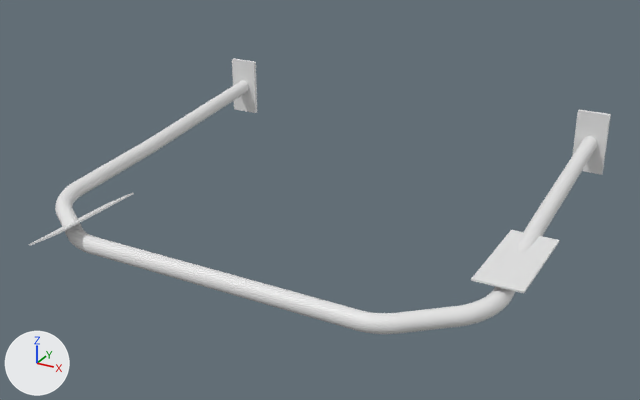
Before and after pictures for a commit that changed the OBJ model models/barra_int_colorado_armada.obj.
Before and after are seen from a camera (50 mm lens) standing at (1194.0, -2774.0, 973.0) and looking at (22.0, -644.0, -92.0). The lights are fixed; the arrows at lower left show +X, +Y and +Z. The picture after the commit comes second. Where no turn or scale is listed for an object, it has been applied to the vertices.

Before the edit, the objects in view are built like this:
```python
me_marco = bpy.data.meshes.new('marco')
me_marco.from_pydata(...)  # 7762 vertices, 15520 faces; spans x -702.0..702.0, y -1184.0..2.0, z -144.0..24.0
me_orejas = bpy.data.meshes.new('orejas')
me_orejas.from_pydata(...)  # 16 vertices, 24 faces; spans x -558.0..737.0, y -1245.0..-645.0, z -121.0..-54.0
me_placas_base = bpy.data.meshes.new('placas_base')
me_placas_base.from_pydata(...)  # a box spanning x -710.0..-610.0, y -14.0..0.0, z -100.0..100.0; a box spanning x 610.0..710.0, y -14.0..0.0, z -100.0..100.0
ob_marco = bpy.data.objects.new('marco', me_marco)
ob_marco.location = (0.0, 0.0, 0.0)
ob_orejas = bpy.data.objects.new('orejas', me_orejas)
ob_orejas.location = (0.0, 0.0, 0.0)
ob_placas_base = bpy.data.objects.new('placas_base', me_placas_base)
ob_placas_base.location = (0.0, 0.0, 0.0)
```
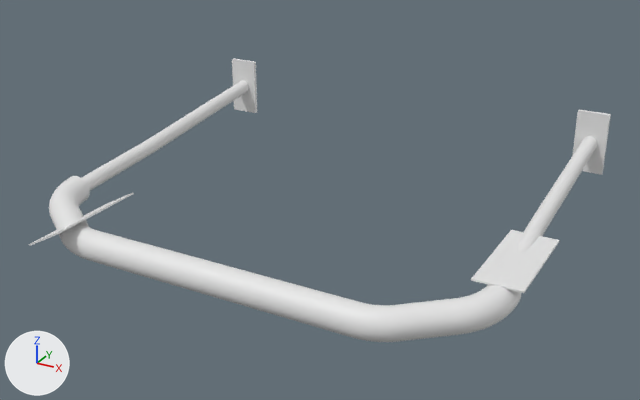
Location of each change, [x1, y1, x2, y2] in pixels of the pictures (640 x 400 px):
'funda_acolchada', added: after [49, 176, 521, 342]
'marco', unchanged, covered by the edit: before [55, 81, 598, 334]; after [81, 81, 598, 253]

The change, as a diff of the scene's bpy script:
```diff
--- a/models/barra_int_colorado_armada.obj.py
+++ b/models/barra_int_colorado_armada.obj.py
@@ me_funda_acolchada @@
+me_funda_acolchada.from_pydata(...)  # 5122 vertices, 10240 faces; spans x -720.0..720.0, y -1202.0..-907.0, z -162.0..-52.0
@@ ob_funda_acolchada @@
+ob_funda_acolchada = bpy.data.objects.new('funda_acolchada', me_funda_acolchada)
+ob_funda_acolchada.location = (0.0, 0.0, 0.0)
```
